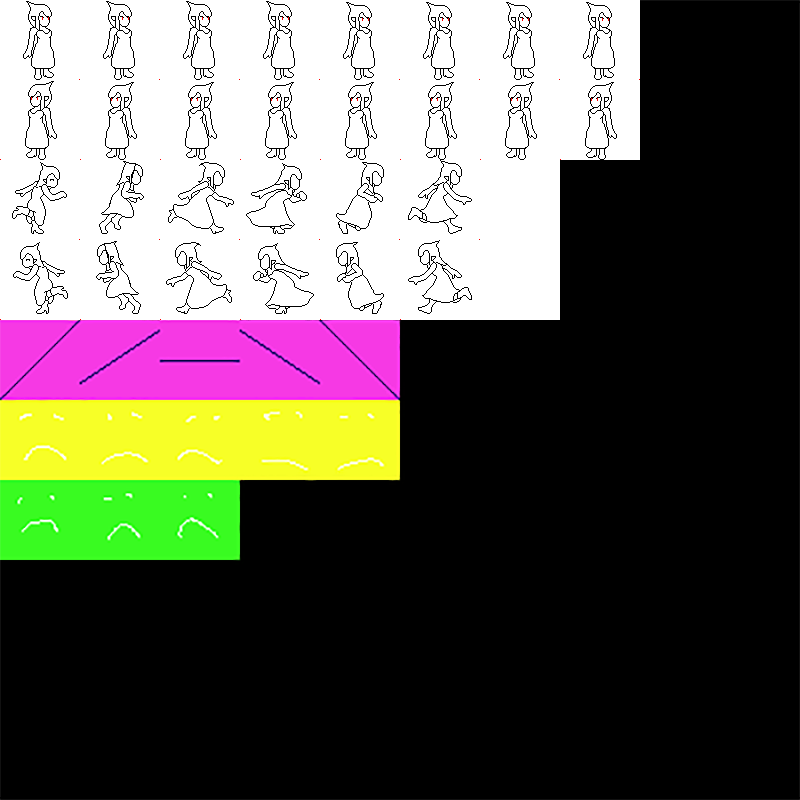
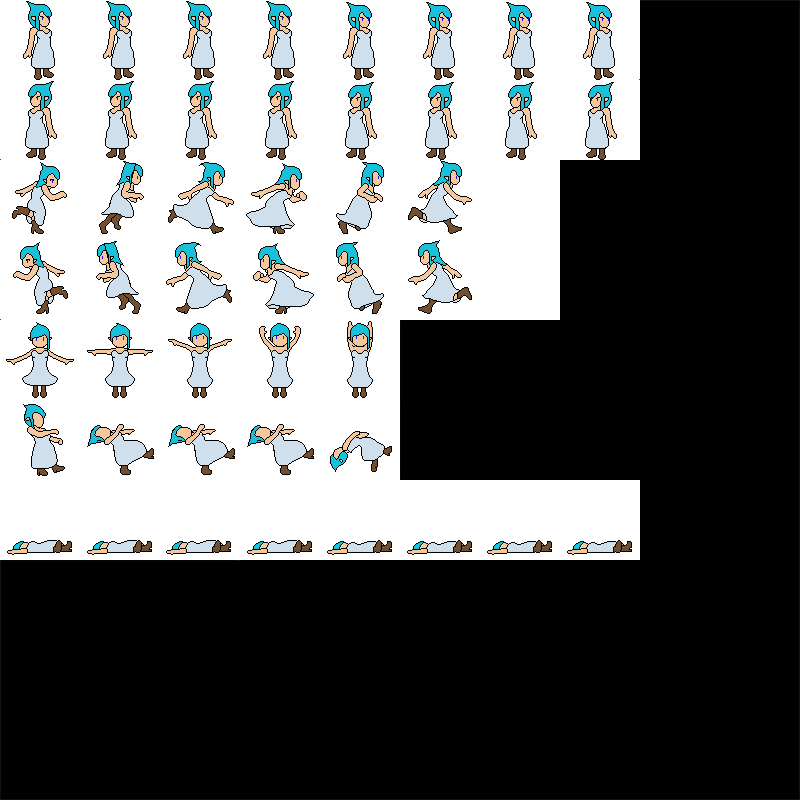
Comparing the layer stacks of the two 800x800 images. Changes:
moved "IDLE_LEFT" above "IDLE_RIGHT", painted on it over [24, 2, 616, 160]
painted on "IDLE_RIGHT" over [24, 2, 616, 160]
painted on "RUN_RIGHT" over [13, 162, 480, 240]
painted on "RUN_LEFT" over [14, 242, 471, 320]
added layer "ATTACK" above "FALL" over [6, 321, 373, 398]
added layer "FALL" above "DEATH" over [23, 404, 392, 476]
added layer "DEATH" above "Layer 0" over [7, 180, 632, 555]
painted on "Layer 0" over [0, 320, 640, 560]
